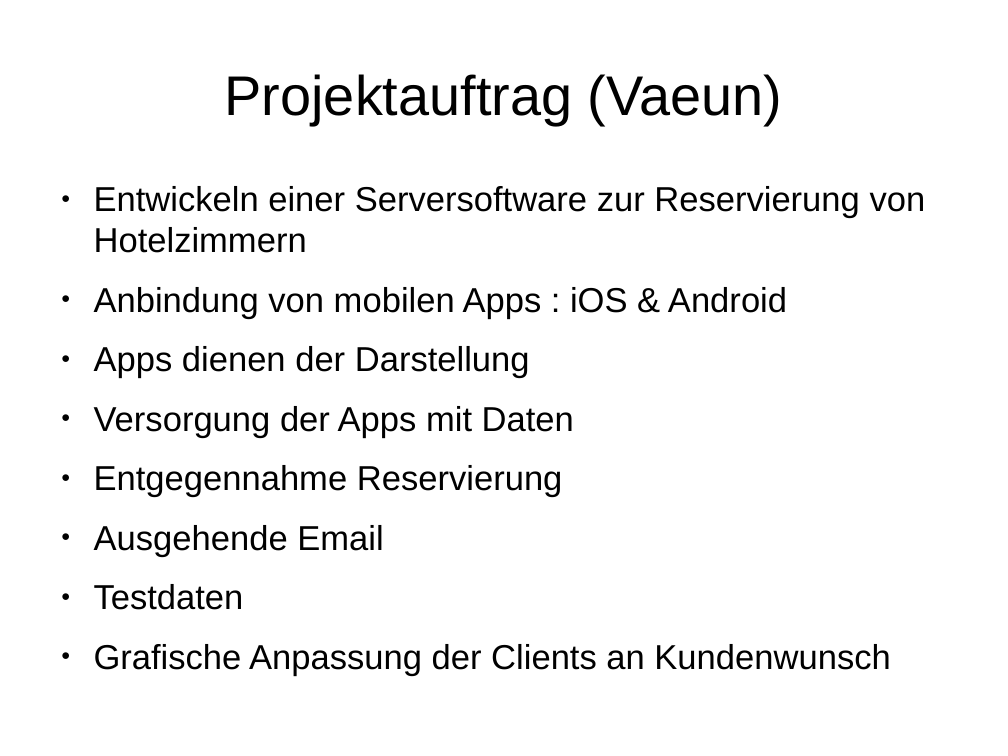
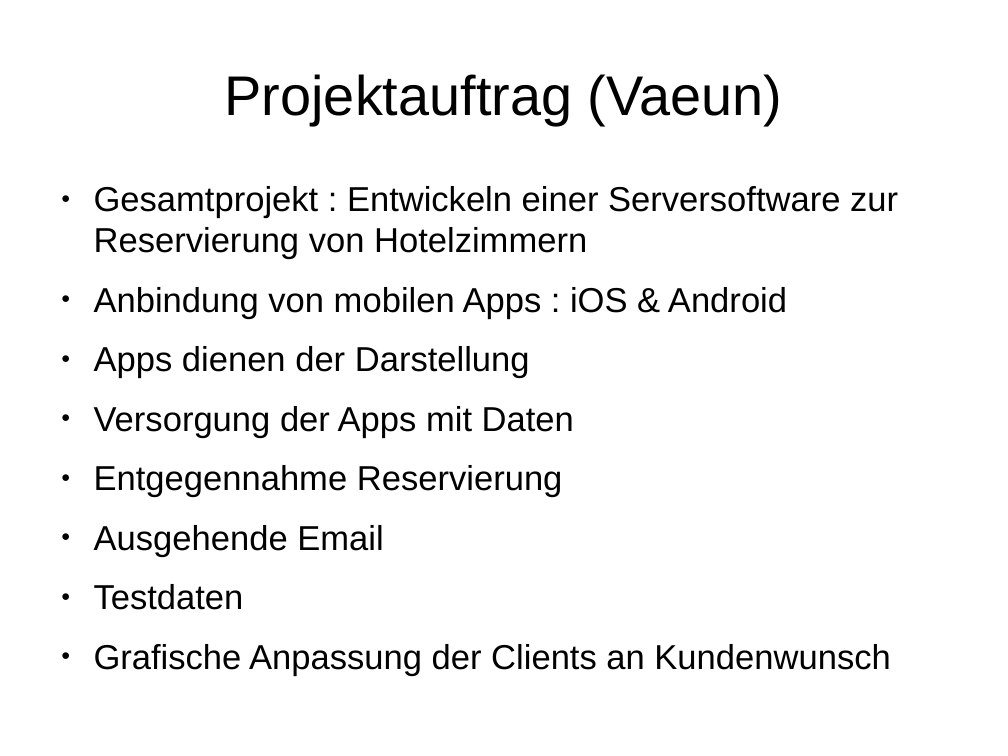
Before and after one commit to janhelmle/weiterbildung_fachinformatiker_ihk_projektantrag, a slide deck: slide 3 of praesentation/presentation_v1.odp. Drawn at 1008x756 pixels with LibreOffice and Linux fonts; fonts in the diff are those of the drawing. Boxes give left, top, right and bottom in pixels: in the first picture for what was removed or moved away, otherwise in the second. Text is boxed around its words. In the diff, an @@ line names an element or a change of style, - is before the commit and + after.

```diff
--- a/praesentation/presentation_v1.odp
+++ b/praesentation/presentation_v1.odp
@@ text at <box>94,186,898,259</box>: text changed @@
-● Entwickeln einer Serversoftware zur Reservierung von Hotelzimmern
+● Gesamtprojekt : Entwickeln einer Serversoftware zur Reservierung von Hotelzimmern
```
Also in this commit, not shown: 8 other files.
